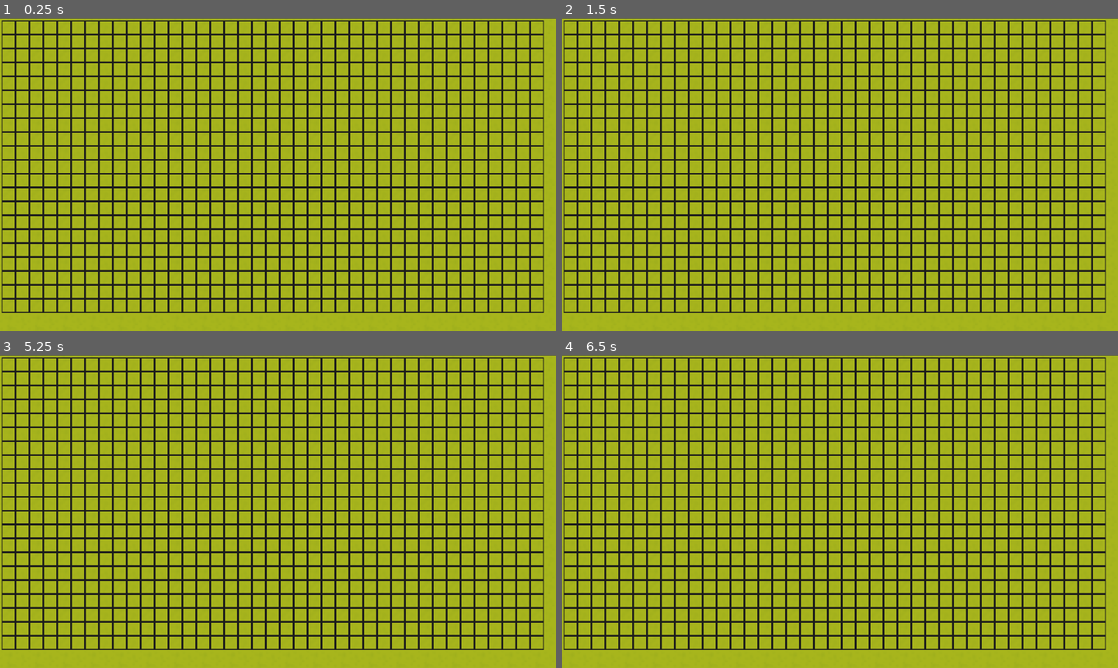
Above: before the commit, frames 1-4 (two rows, left to right).
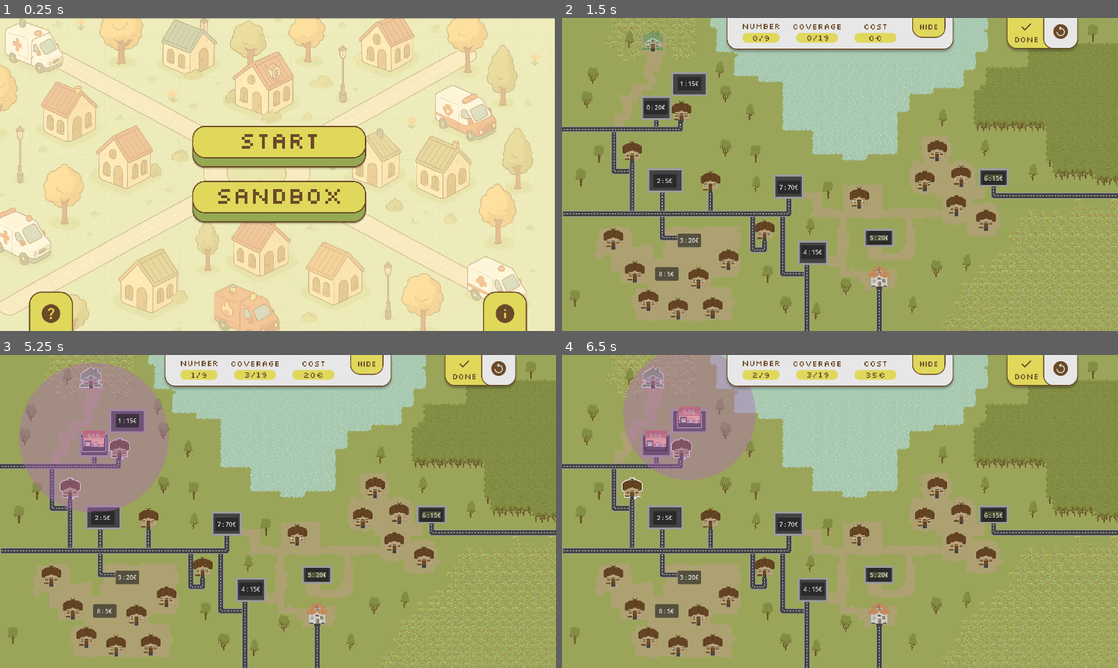
Above: after the commit, the same moments.

Repository: trang-ngn/SOS-Game
Game: Godot game, scene res://main.tscn
Same seed, same stepped clock (60 frames per second), same inputs: the game is played once before the commit and once after it. Before the commit the project starts from res://Scenes/Sandbox_Grid/sandbox_grid.tscn.
Inputs (mouse positions are in pixels of both pictures, inside the frame that each line leads up to):
- Up to frame 1 (0.25 s): no input
- Up to frame 2 (1.5 s): click (840, 146) at 0.52 s; click (1023, 33) at 1.27 s
- Up to frame 3 (5.25 s): click (461, 370) at 2.02 s; click (500, 370) at 2.77 s; click (500, 370) at 3.52 s; click (500, 370) at 4.27 s; click (94, 445) at 5 s, where only the run after the commit has a clickable "0 : 20€"
- Up to frame 4 (6.5 s): click (689, 420) at 5.75 s, where only the run after the commit has a clickable "1 : 15€"

The runs differ from the first frame. In frame 1, 100% of the frame differs, in the area x 0-100%, y 0-100%; in frame 2, 100%; in frame 3, 100%; in frame 4, 100%.

Commit message:
refactor: rename, change main scene, navi start to level 1

Diff:
--- a/sos-game/Scenes/start.tscn
+++ b/sos-game/Scenes/start.tscn
@@ -8,7 +8,7 @@
 [ext_resource type="Texture2D" uid="uid://osm55giheu7s" path="res://Assets/Buttons and Dialogs/Button-help.png" id="6_pg4io"]
 [ext_resource type="Texture2D" uid="uid://cgxd2tb7s5oqi" path="res://Assets/Buttons and Dialogs/Button-Info.png" id="7_iceld"]
 
-[node name="main" type="Node2D"]
+[node name="Startmenu" type="Node2D"]
 
 [node name="Background" type="Sprite2D" parent="."]
 position = Vector2(957.123, 540.382)
--- a/sos-game/Scripts/Buttons/button_start.gd
+++ b/sos-game/Scripts/Buttons/button_start.gd
@@ -12,5 +12,5 @@
 
 
 func _on_pressed() -> void:
-	get_tree().change_scene_to_file("res://main.tscn")
+	get_tree().change_scene_to_file("res://Scenes/Levels/level_1.tscn")
 	pass # Replace with function body.
--- a/sos-game/main.tscn
+++ b/sos-game/main.tscn
@@ -1,7 +1,7 @@
-[gd_scene load_steps=2 format=3 uid="uid://crtwsuj8qeyxc"]
+[gd_scene load_steps=2 format=3 uid="uid://6eg5a1hq54je"]
 
-[ext_resource type="PackedScene" uid="uid://dtjpdd5jwliip" path="res://Scenes/Levels/level_example.tscn" id="1_ig7tw"]
+[ext_resource type="PackedScene" uid="uid://vq3hxgbojsbq" path="res://Scenes/start.tscn" id="1_ig7tw"]
 
 [node name="main" type="Node2D"]
 
-[node name="LevelTemplate" parent="." instance=ExtResource("1_ig7tw")]
+[node name="Startmenu" parent="." instance=ExtResource("1_ig7tw")]
--- a/sos-game/project.godot
+++ b/sos-game/project.godot
@@ -11,7 +11,7 @@
 [application]
 
 config/name="SOS Game"
-run/main_scene="uid://yyrx3ewf6wdb"
+run/main_scene="uid://6eg5a1hq54je"
 config/features=PackedStringArray("4.4", "Forward Plus")
 config/icon="res://icon.svg"
 
@@ -56,3 +56,5 @@
 [rendering]
 
 textures/canvas_textures/default_texture_filter=0
+textures/vram_compression/import_s3tc_bptc=true
+textures/vram_compression/import_etc2_astc=true
